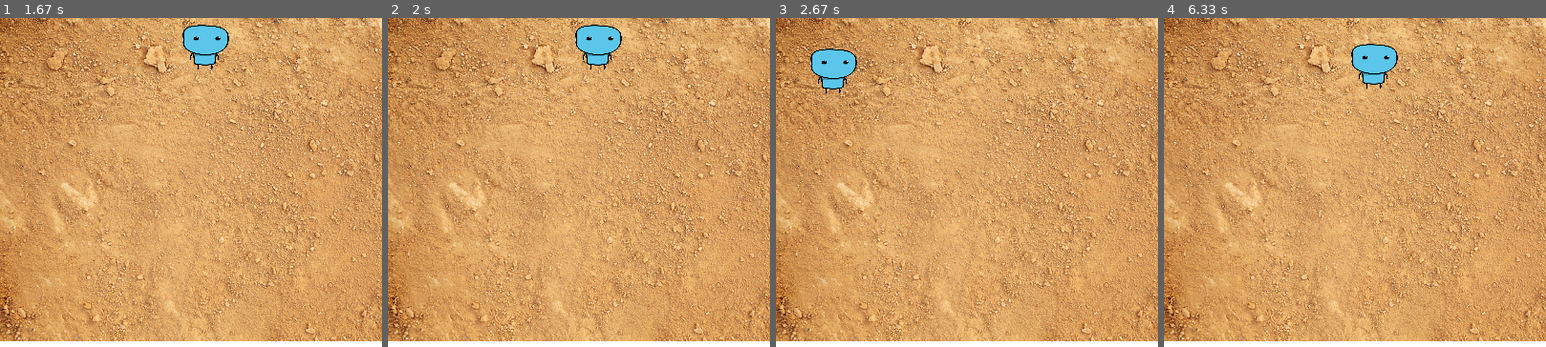
Above: before the commit, frames 1-4 (left to right).
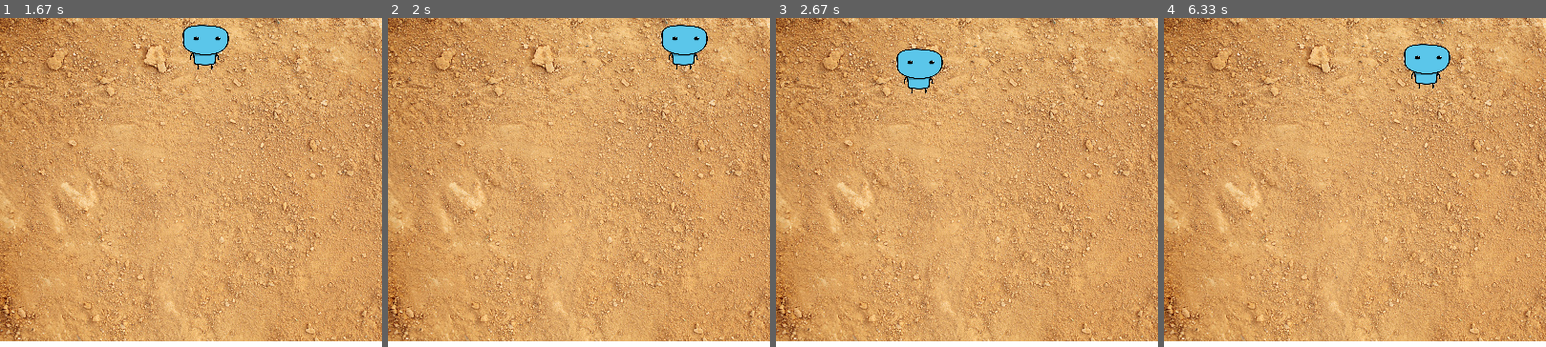
Above: after the commit, the same moments.

Repository: Shiho-c/pygame
Game: pygame game, started from main.py
Two runs of this game, one before a commit and one after it. Both use one fixed random seed, a clock stepped at 60 frames per second and the inputs below.
Inputs:
- Up to frame 1 (1.67 s): click "Start" at 0.38 s; hold Right 0.67-1.13 s; hold Right from 1.5 s (still down)
- Up to frame 2 (2 s): release Right at 1.97 s
- Up to frame 3 (2.67 s): hold Left 2-2.53 s; hold Down from 2.57 s (still down)
- Up to frame 4 (6.33 s): release Down at 2.87 s; hold Left 2.9-3.3 s; hold Up 3.33-3.7 s; hold Right 3.73-4.37 s; hold Down 4.4-4.77 s; hold Left 4.8-5.27 s; hold Right 5.3-5.77 s; hold Up 5.8-6.1 s; hold Right from 6.13 s (still down)

Frame 1 is identical in both runs. In frame 2, 2.3% of the frame differs, in the area x 49-84%, y 2-16%; in frame 3, 2.3%; in frame 4, 2.3%.

Commit message:
Collision Fix

Diff:
--- a/main.py
+++ b/main.py
@@ -50,14 +50,16 @@
     if event.type == pygame.QUIT:
         run = False
 
-    if playerX >= window_width/2:
+    if playerX + player.get_width() >= window_width:
         playerX -= movementSpeed
     elif playerX < 1:
         playerX =+ movementSpeed
-    elif playerY >= window_height/2:
+    elif playerY + player.get_height() >= window_height:
         playerY -= movementSpeed
     elif playerY < 1:
         playerY += movementSpeed
+
+    print(str(playerY))
 
     if game_screen:
         window.blit(game_screenBackground, game_screenBackground.get_rect())
